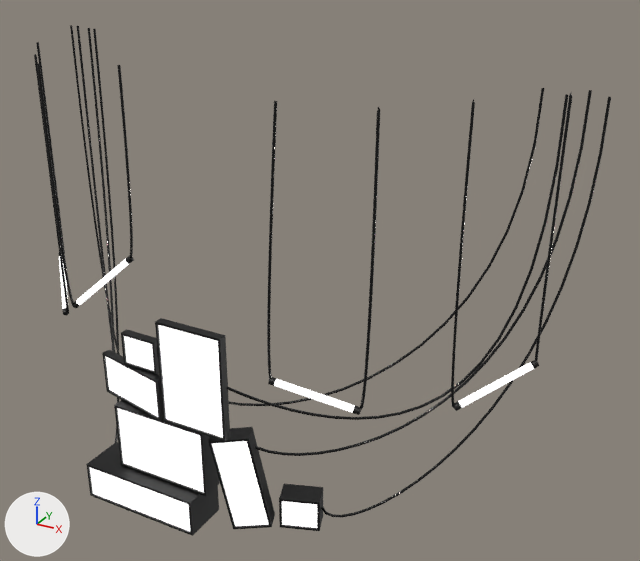
Before and after pictures for a commit that changed the glTF model src/assets/scene/section_3.glb.
Both versions are drawn from a 50 mm camera at (10.39, -10.11, 0.52) aimed at (2.24, 4.72, -6.9). Every picture has the same lights, and +X, +Y and +Z are marked at lower left. Where no turn or scale is listed for an object, it has been applied to the vertices.

The older version as bpy lines, for what is in view:
```python
ob_1 = bpy.data.objects.new('1', me_cube_001)
ob_1.location = (-1.14, 2.34, -9.04)
ob_3 = bpy.data.objects.new('3', me_cube_003)
ob_3.location = (1.65, 2.42, -10.71)
ob_4 = bpy.data.objects.new('4', me_cube_004)
ob_4.location = (-0.88, 1.84, -11.52)
ob_5 = bpy.data.objects.new('5', me_cube_002)
ob_5.location = (-0.18, 2.16, -10.31)
ob_cube_002 = bpy.data.objects.new('Cube.002', me_cube_010)
ob_cube_002.location = (-1.15, 2.29, -9.04)
ob_cube_003 = bpy.data.objects.new('Cube.003', me_cube_011)
ob_cube_003.location = (-0.18, 2.11, -10.31)
ob_cube_005 = bpy.data.objects.new('Cube.005', me_cube_012)
ob_cube_005.location = (1.67, 2.37, -10.72)
ob_cube_006 = bpy.data.objects.new('Cube.006', me_cube_013)
ob_cube_006.location = (-0.88, 1.79, -11.52)
ob_cube_008 = bpy.data.objects.new('Cube.008', me_cube_015)
ob_cube_008.location = (-0.63, 2.24, -8.18)
# also in view: '6' at (2.59, 3.25, -11.55); 'BezierCurve.002' at (3.19, 2.96, -5.69); '8' at (0.78, 2.14, -8.37); 'Wire' at (0.29, 4.82, -7.28); 'BezierCurve.005' at (-5.23, 4.89, -5.92)
```
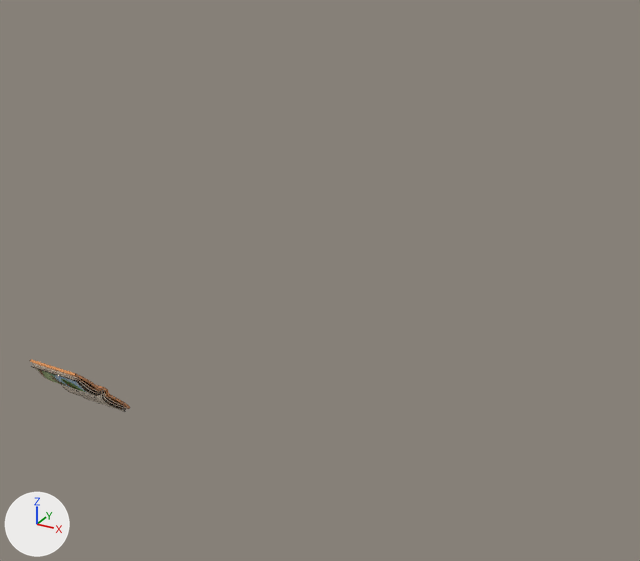
Commit message: section fixes

Changed parts and their boxes (x1, y1, x2, y2) in the pictures (640 x 561 px):
'Wire', deleted: before (70, 25, 611, 517)
'Raymarching_1', deleted: before (158, 325, 223, 438)
'Cube.003', deleted: before (117, 408, 204, 492)
'4', deleted (black): before (86, 442, 219, 536)
'Cube.005', deleted: before (212, 441, 269, 526)
'Cube.006', deleted: before (90, 467, 190, 531)
'BezierCurve.002', deleted (black): before (267, 101, 380, 410)
'BezierCurve.003', deleted (black): before (451, 93, 572, 409)
'8', deleted (black): before (155, 318, 230, 442)
'Cube.002', deleted: before (105, 356, 158, 417)
'Book_Mesh', added: after (30, 359, 130, 412)
'3', deleted (black): before (208, 427, 275, 529)
'5', deleted (black): before (114, 400, 220, 496)
'BezierCurve.004', deleted (black): before (37, 63, 133, 305)
'6', deleted (black): before (279, 484, 323, 531)
'BezierCurve.005', deleted (black): before (34, 42, 69, 313)
'Cube.007', deleted: before (282, 501, 317, 528)
'1', deleted (black): before (102, 350, 163, 422)
'Cube.008', deleted: before (124, 336, 154, 371)
'Circle.010', deleted: before (274, 379, 355, 413)
'Circle.012', deleted: before (458, 363, 534, 408)
'7', deleted (black): before (121, 329, 159, 375)
'Circle.008', deleted: before (76, 259, 129, 305)
'Circle.003', deleted: before (59, 256, 68, 309)
'Circle.011', deleted: before (268, 377, 361, 415)
'Circle.013', deleted: before (454, 359, 539, 411)
'Circle.009', deleted: before (72, 255, 134, 308)

Edits to the bpy script that builds the scene:
```text
Add mat_m_opened_book_006:
    mat_m_opened_book_006 = bpy.data.materials.new('M_opened_book.006')
    # uses the picture img_opened_book_basecolor
Remove ob_1:
    ob_1 = bpy.data.objects.new('1', me_cube_001)
Remove ob_cube_002:
    ob_cube_002 = bpy.data.objects.new('Cube.002', me_cube_010)
Remove ob_3:
    ob_3 = bpy.data.objects.new('3', me_cube_003)
Remove ob_cube_005:
    ob_cube_005 = bpy.data.objects.new('Cube.005', me_cube_012)
Remove ob_4:
    ob_4 = bpy.data.objects.new('4', me_cube_004)
Remove ob_cube_006:
    ob_cube_006 = bpy.data.objects.new('Cube.006', me_cube_013)
Remove ob_5:
    ob_5 = bpy.data.objects.new('5', me_cube_002)
Remove ob_cube_003:
    ob_cube_003 = bpy.data.objects.new('Cube.003', me_cube_011)
Remove ob_6:
    ob_6 = bpy.data.objects.new('6', me_cube_007)
Remove ob_cube_007:
    ob_cube_007 = bpy.data.objects.new('Cube.007', me_cube_014)
Remove ob_7:
    ob_7 = bpy.data.objects.new('7', me_cube_008)
Remove ob_cube_008:
    ob_cube_008 = bpy.data.objects.new('Cube.008', me_cube_015)
Remove ob_8:
    ob_8 = bpy.data.objects.new('8', me_cube_006)
Remove ob_raymarching_1:
    ob_raymarching_1 = bpy.data.objects.new('Raymarching_1', me_cube_005)
Remove ob_wire:
    ob_wire = bpy.data.objects.new('Wire', me_beziercurve_001)
Remove ob_beziercurve_002:
    ob_beziercurve_002 = bpy.data.objects.new('BezierCurve.002', me_beziercurve_002)
Remove ob_circle_010:
    ob_circle_010 = bpy.data.objects.new('Circle.010', me_circle_010)
Remove ob_circle_011:
    ob_circle_011 = bpy.data.objects.new('Circle.011', me_circle_011)
Remove ob_beziercurve_003:
    ob_beziercurve_003 = bpy.data.objects.new('BezierCurve.003', me_beziercurve_003)
Remove ob_circle_012:
    ob_circle_012 = bpy.data.objects.new('Circle.012', me_circle_013)
Remove ob_circle_013:
    ob_circle_013 = bpy.data.objects.new('Circle.013', me_circle_014)
Remove ob_beziercurve_004:
    ob_beziercurve_004 = bpy.data.objects.new('BezierCurve.004', me_beziercurve_004)
Remove ob_circle_008:
    ob_circle_008 = bpy.data.objects.new('Circle.008', me_circle_007)
Remove ob_circle_009:
    ob_circle_009 = bpy.data.objects.new('Circle.009', me_circle_009)
Remove ob_beziercurve_005:
    ob_beziercurve_005 = bpy.data.objects.new('BezierCurve.005', me_beziercurve_005)
Remove ob_circle_003:
    ob_circle_003 = bpy.data.objects.new('Circle.003', me_circle)
Add ob_book_mesh:
    ob_book_mesh = bpy.data.objects.new('Book_Mesh', me_mesh_006)  # 1012 vertices, 2016 faces; spans x -0.687..0.406, y -0.588..0.712, z -0.635..0.753
    ob_book_mesh.location = (0.0, 0.0, -7.75)
```
